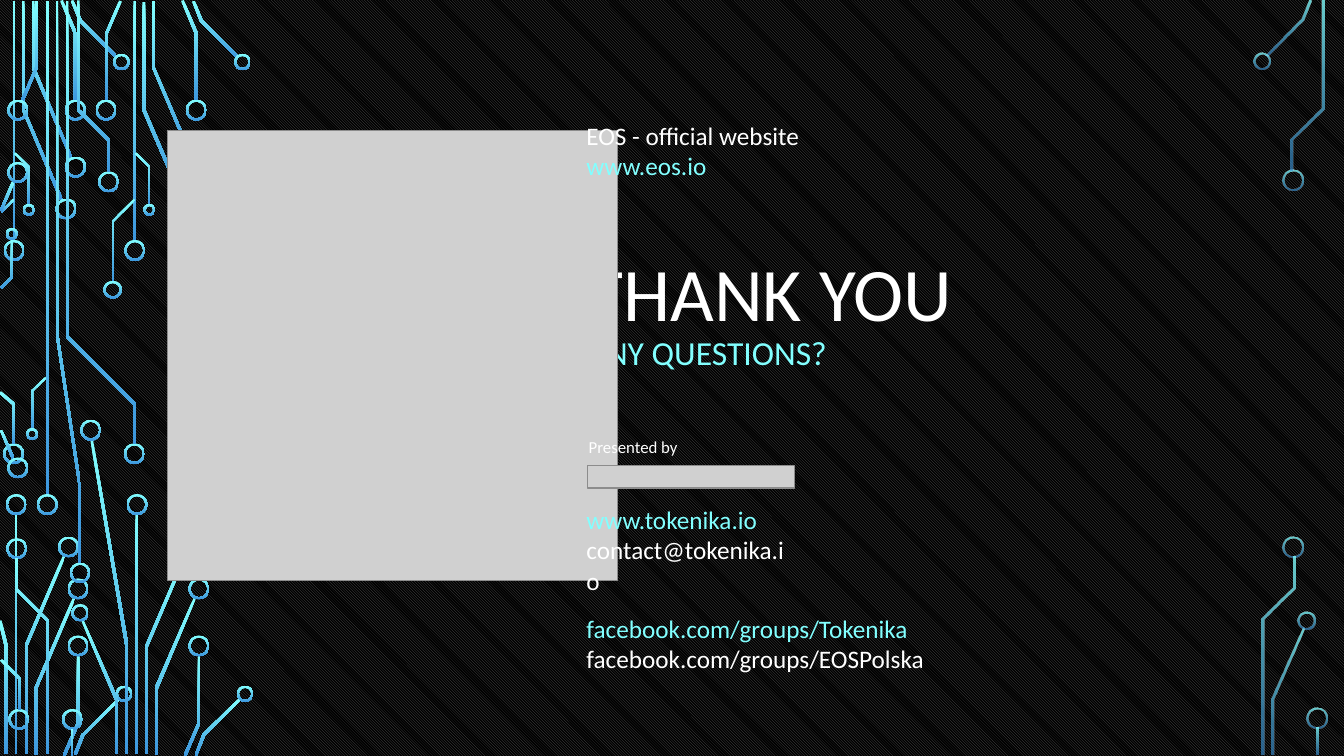
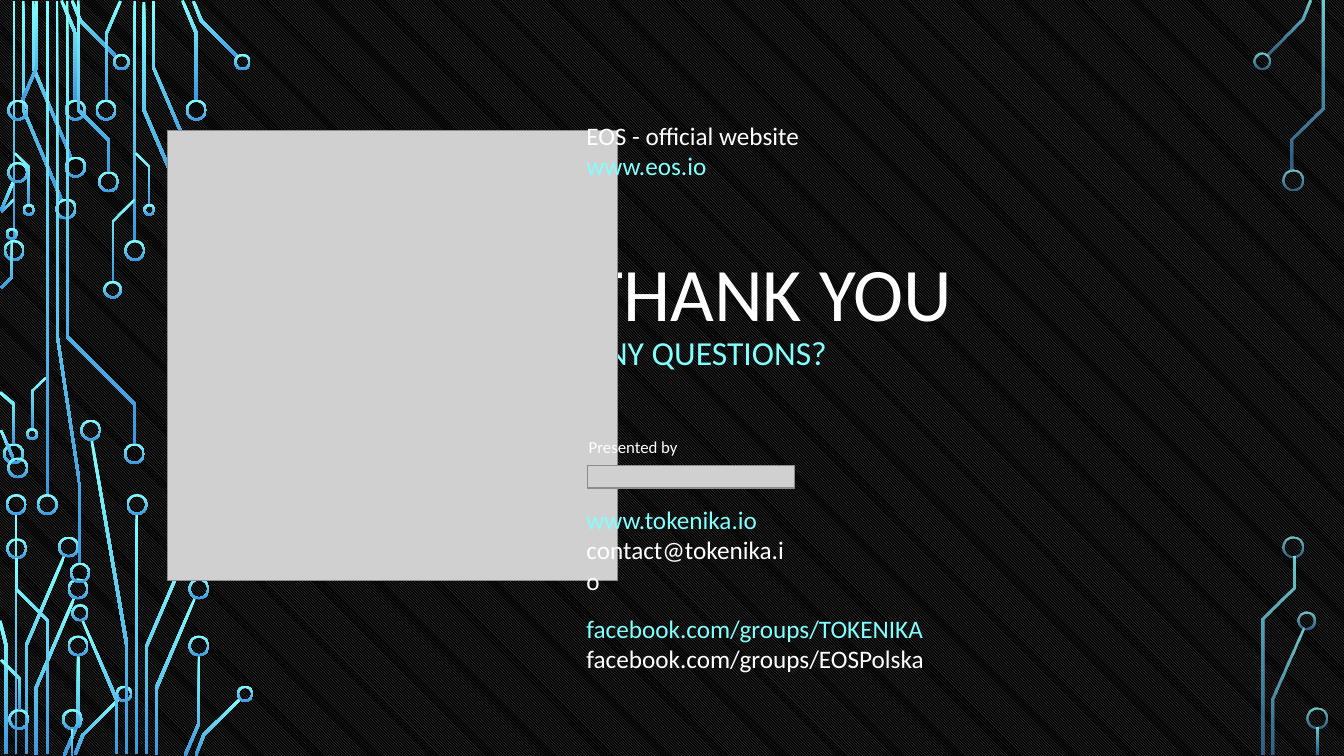
Before and after one commit to tokenika/tokenika.github.io, a slide deck: slide 44 of eostalk/EOS Talk BlockAliance.pptx. Drawn at 1344x756 pixels with LibreOffice and Linux fonts; fonts in the diff are those of the drawing; grey boxes stand for pictures. Boxes give left, top, right and bottom in pixels: in the first picture for what was removed or moved away, otherwise in the second. Text is boxed around its words. In the diff, an @@ line names an element or a change of style, - is before the commit and + after.

```diff
--- a/eostalk/EOS Talk BlockAliance.pptx
+++ b/eostalk/EOS Talk BlockAliance.pptx
@@ text at [586,620,923,673]: text changed @@
-facebook.com/groups/Tokenika
-facebook.com/groups/EOSPolska
+facebook.com/groups/TOKENIKA
+facebook.com/groups/EOSPolska
```
Also in this commit, not shown: 3 other slides changed, 1 other file.
